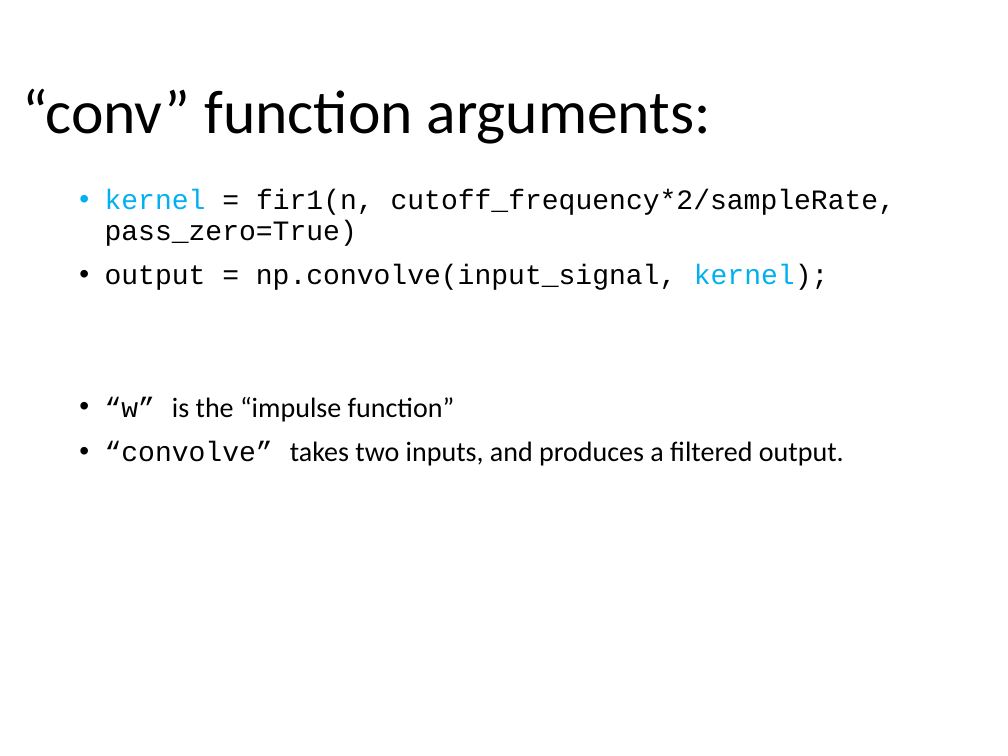
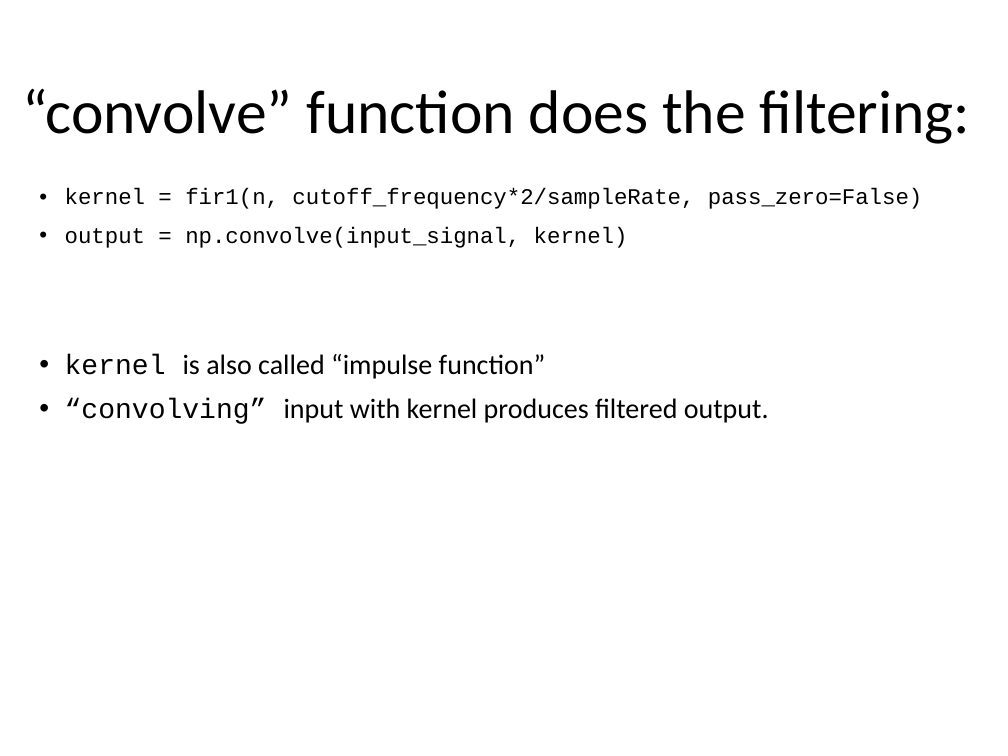
Before and after one commit to tomjhou/MathClassPythonCode, a slide deck: slide 47 of Class2/Lecture2 - Filtering.pptx (slide 43 before the commit). Drawn at 1008x756 pixels with LibreOffice and Linux fonts; fonts in the diff are those of the drawing. Boxes give left, top, right and bottom in pixels: in the first picture for what was removed or moved away, otherwise in the second. Text is boxed around its words. In the diff, an @@ line names an element or a change of style, - is before the commit and + after.

```diff
--- a/Class2/Lecture2 - Filtering.pptx
+++ b/Class2/Lecture2 - Filtering.pptx
@@ title at (23, 88, 971, 144): text changed @@
-“conv” function arguments:
+“convolve” function does the filtering:
@@ text at (65, 188, 922, 424): text changed; size 20 to 16 pt @@
-• kernel = fir1(n, cutoff_frequency*2/sampleRate, pass_zero=True)
-• output = np.convolve(input_signal, kernel);
-• “w” is the “impulse function”
-• “convolve” takes two inputs, and produces a filtered output.
+• kernel = fir1(n, cutoff_frequency*2/sampleRate, pass_zero=False)
+• output = np.convolve(input_signal, kernel)
+• kernel is also called “impulse function”
+• “convolving” input with kernel produces filtered output.
```
Also in this commit, not shown: 21 other slides changed, 9 slides added, 4 slides removed.
